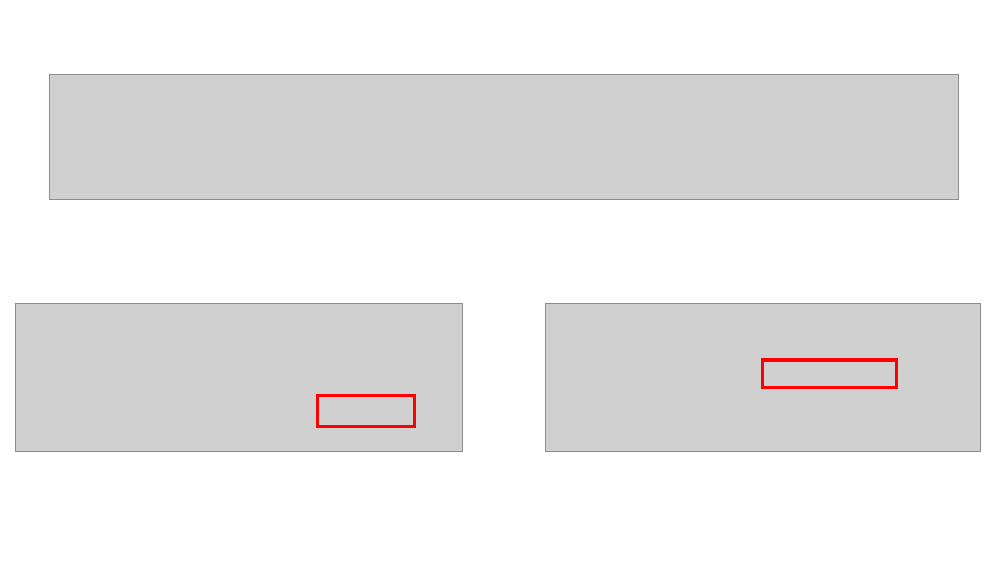
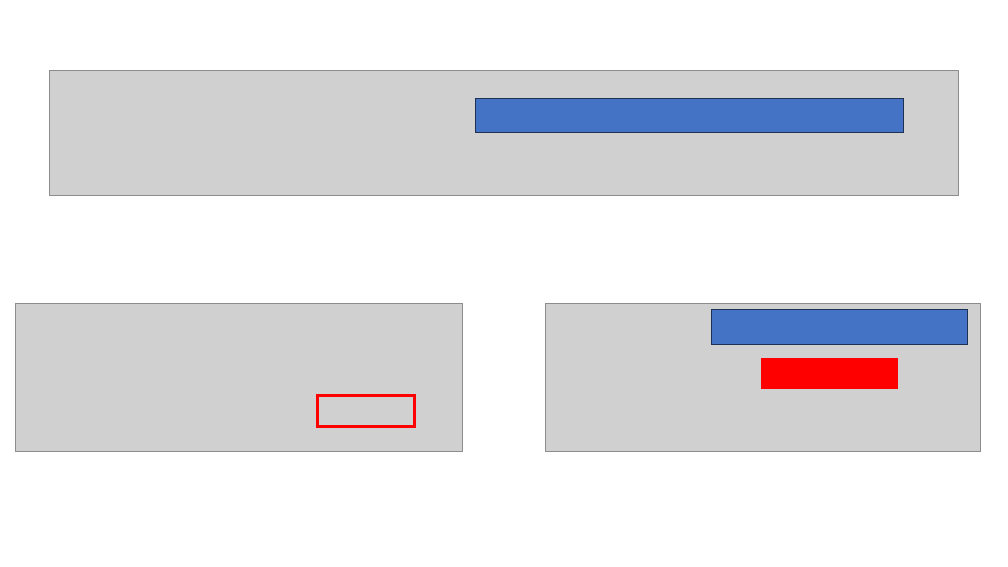
Before and after one commit to 23876306/Arduino, a slide deck: slide 6 of arduino/esp_aws.ino/ESP32.pptx. Drawn at 1008x567 pixels with LibreOffice and Linux fonts; fonts in the diff are those of the drawing; grey boxes stand for pictures. Boxes give left, top, right and bottom in pixels: in the first picture for what was removed or moved away, otherwise in the second. Text is boxed around its words. In the diff, an @@ line names an element or a change of style, - is before the commit and + after.

```diff
--- a/arduino/esp_aws.ino/ESP32.pptx
+++ b/arduino/esp_aws.ino/ESP32.pptx
@@ picture: place and size @@
-picture at (49, 75, 959, 200)
+picture at (49, 71, 959, 196)
@@ rectangle added at (476, 99, 904, 133), fill #4472C4, outline #1E3256 1 pt @@
@@ rectangle added at (712, 310, 968, 344), fill #4472C4, outline #1E3256 1 pt @@
@@ rectangle at (763, 360, 897, 388): fill none to #FF0000 @@
```
Also in this commit, not shown: 2 other slides changed, 1 other file.
